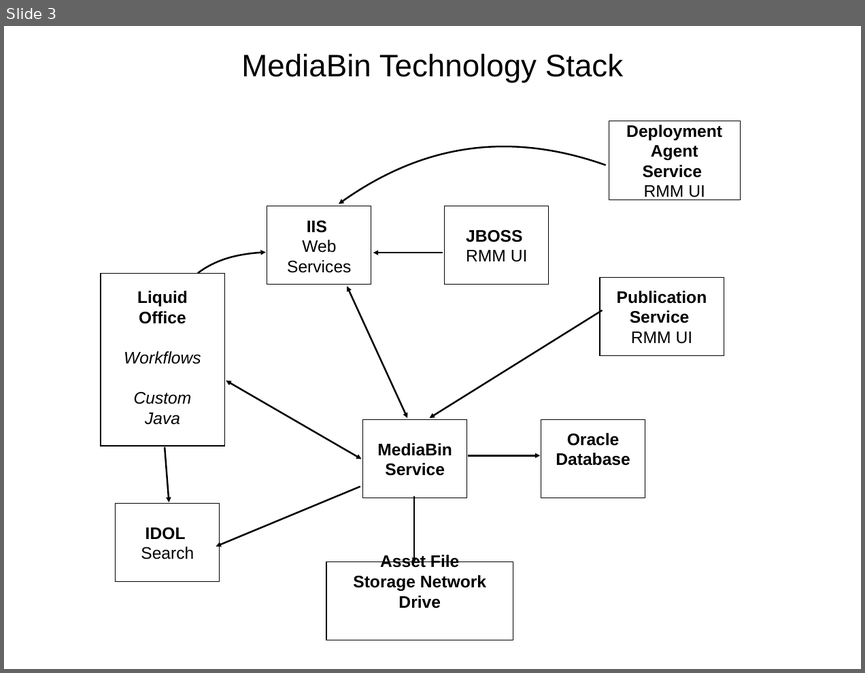
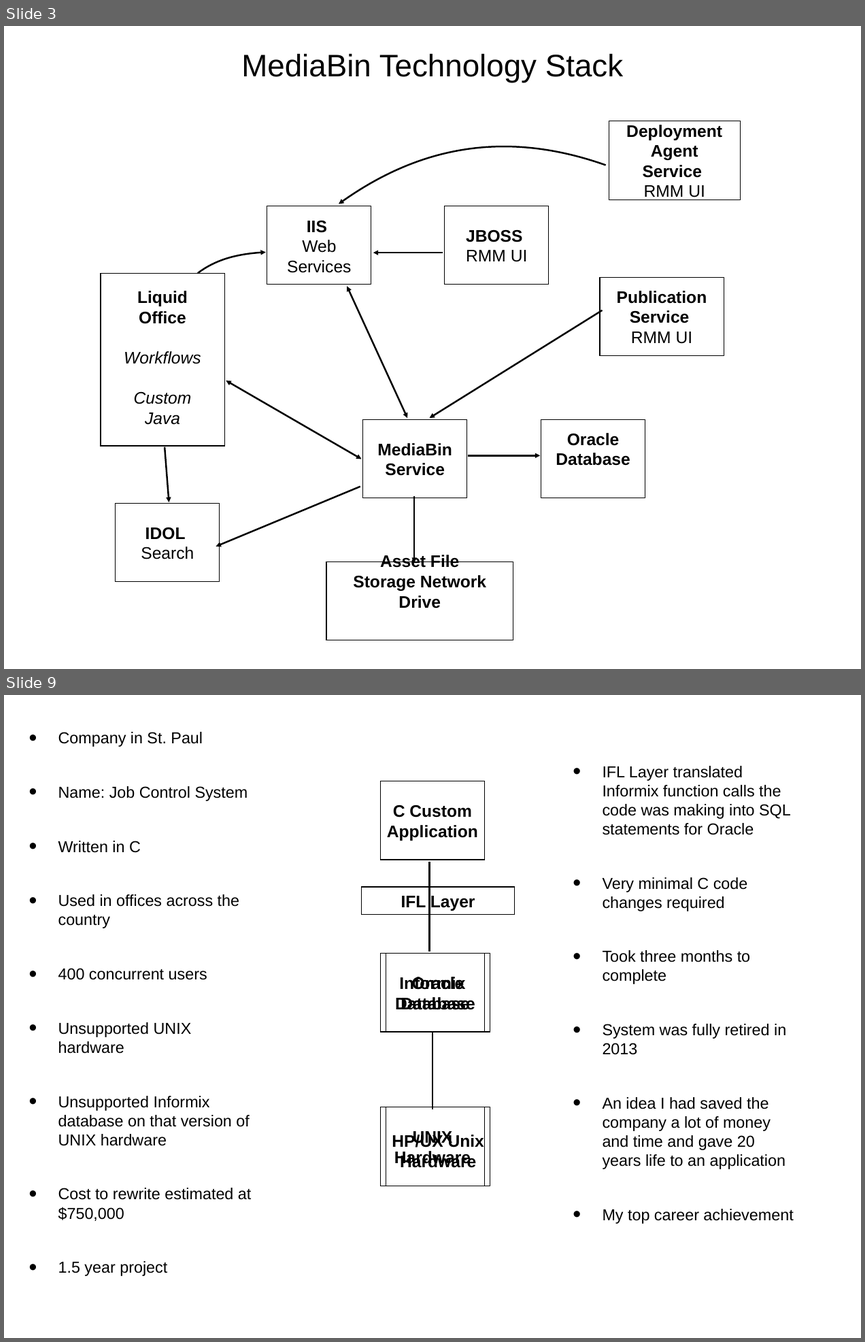
Before and after one commit to wshromoff/SOL, a slide deck: Files/Metadata_Groupings/Tables.pptx. Shown one above the other, each under a label of ours: slide 3 before the commit, slides 3 and 9 after it; the slides between them are not shown. The pictures are 865x673 and 865x1342 pixels, drawn with LibreOffice and Linux fonts; fonts in the diff are those of the drawing. Boxes give left, top, right and bottom in pixels: in the first picture for what was removed or moved away, otherwise in the second. Text is boxed around its words. In the diff, an @@ line names an element or a change of style, - is before the commit and + after.

```diff
--- a/Files/Metadata_Groupings/Tables.pptx
+++ b/Files/Metadata_Groupings/Tables.pptx
@@ slide 9 added at (4, 695, 861, 1338), background #FFFFFF @@
@@ text added at (58, 732, 251, 1276), 19 pt, text #000000 @@
+• Company in St. Paul
+• Name: Job Control System
+• Written in C
+• Used in offices across the country
+• 400 concurrent users
+• Unsupported UNIX hardware
+• Unsupported Informix database on that version of UNIX hardware
+• Cost to rewrite estimated at $750,000
+• 1.5 year project
@@ text added at (602, 766, 793, 1223), 19 pt, text #000000 @@
+• IFL Layer translated Informix function calls the code was making into SQL statements for Oracle
+• Very minimal C code changes required
+• Took three months to complete
+• System was fully retired in 2013
+• An idea I had saved the company a lot of money and time and gave 20 years life to an application
+• My top career achievement
@@ rectangle added at (381, 781, 485, 860), outline #000000 1 pt @@
@@ text added at (387, 804, 478, 841), 20 pt, text #000000, bold @@
+C Custom Application
@@ line added from (430, 862) to (430, 951), #000000 2 pt @@
@@ rectangle added at (361, 887, 515, 915), outline #000000 1 pt @@
@@ text added at (401, 896, 475, 911), 20 pt, text #000000, bold @@
+IFL Layer
@@ rectangle added at (381, 953, 485, 1032), outline #000000 1 pt @@
@@ rectangle added at (386, 953, 490, 1032), outline #000000 1 pt @@
@@ text added at (395, 977, 469, 1010), 20 pt, text #000000, bold @@
+Oracle Database
@@ text added at (399, 977, 475, 1010), 20 pt, text #000000, bold @@
+Informix Database
@@ line added from (432, 1031) to (432, 1109), #000000 2 pt @@
@@ rectangle added at (381, 1107, 485, 1185), outline #000000 1 pt @@
@@ rectangle added at (386, 1107, 490, 1185), outline #000000 1 pt @@
@@ text added at (392, 1133, 476, 1170), 20 pt, text #000000, bold @@
+HP/UX Unix Hardware
@@ text added at (394, 1133, 484, 1166), 20 pt, text #000000, bold @@
+UNIX Hardware
```
Also in this commit, not shown: 2 slides changed, 7 other slides added, 1 other file.
